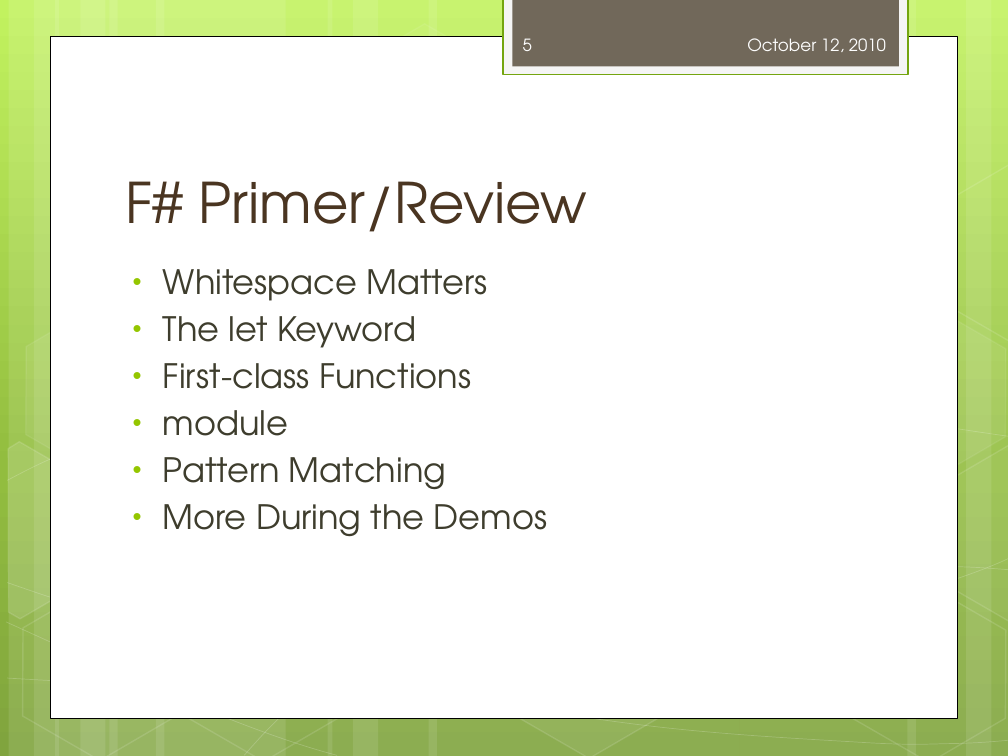
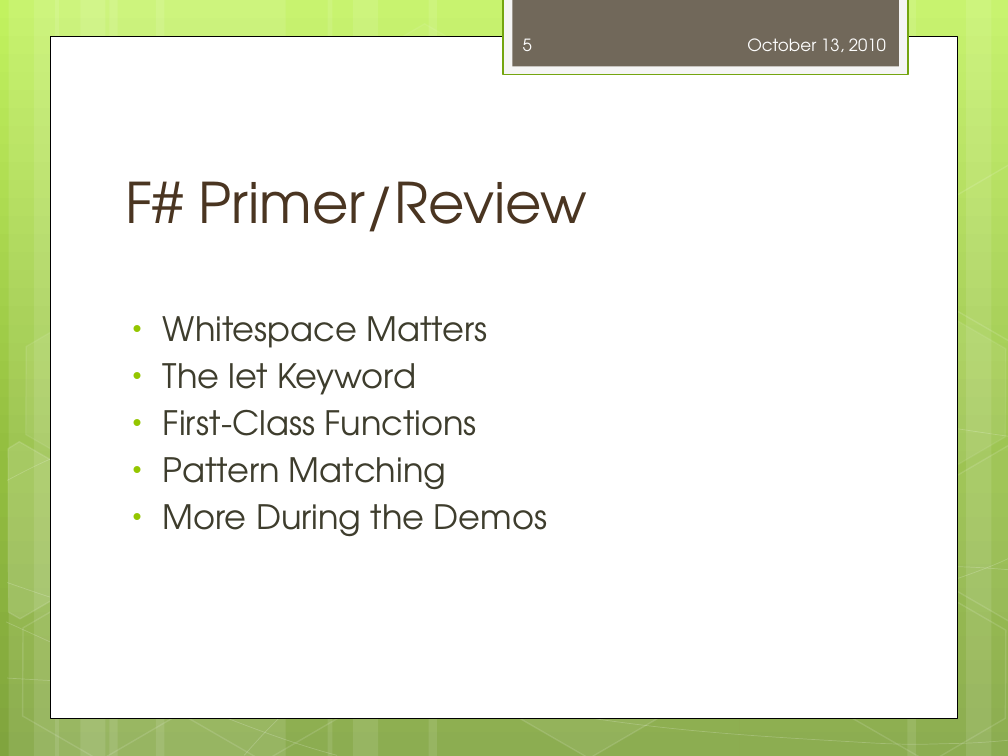
Before and after one commit to dmohl/GettingStartedWithWebDevInFSharpPresentation, a slide deck: slide 5 of Getting Started with Web Development in F#.pptx. Drawn at 1008x756 pixels with LibreOffice and Linux fonts; fonts in the diff are those of the drawing. Boxes give left, top, right and bottom in pixels: in the first picture for what was removed or moved away, otherwise in the second. Text is boxed around its words. In the diff, an @@ line names an element or a change of style, - is before the commit and + after.

```diff
--- a/Getting Started with Web Development in F#.pptx
+++ b/Getting Started with Web Development in F#.pptx
@@ text at <box>747,38,886,52</box>: text changed @@
-October 12, 2010
+October 13, 2010
@@ text at <box>163,409,477,436</box>: text changed @@
-• First-class Functions
-• module
+• First-Class Functions
```
Also in this commit, not shown: 11 other slides changed, 4 slides added, 5 slides removed.
